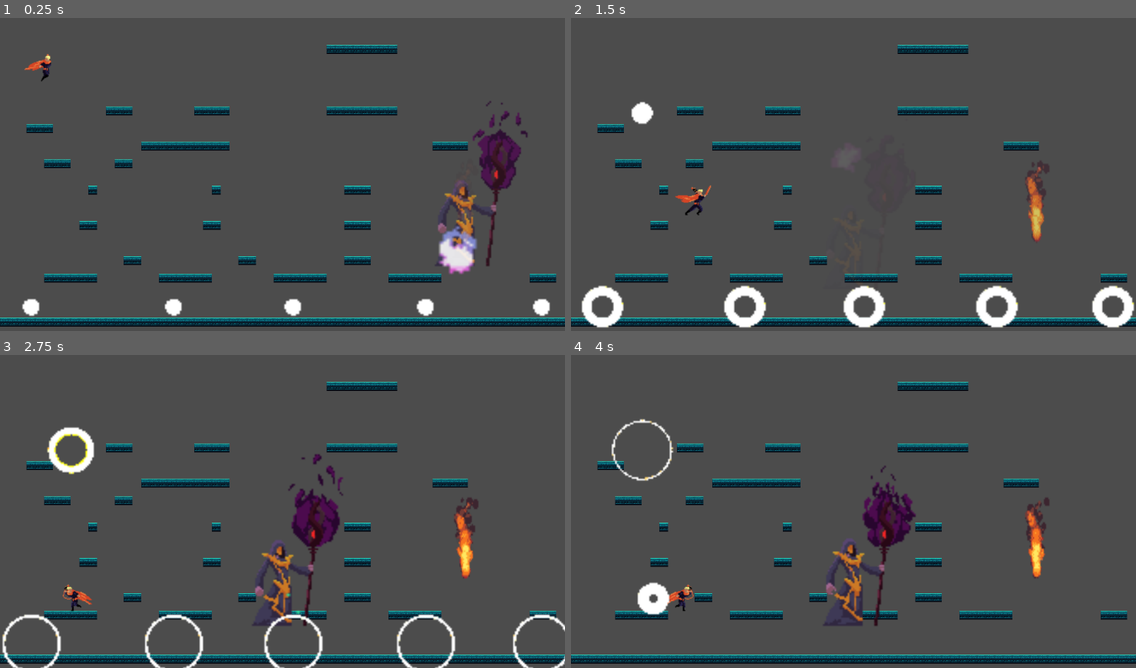
Above: before the commit, frames 1-4 (two rows, left to right).
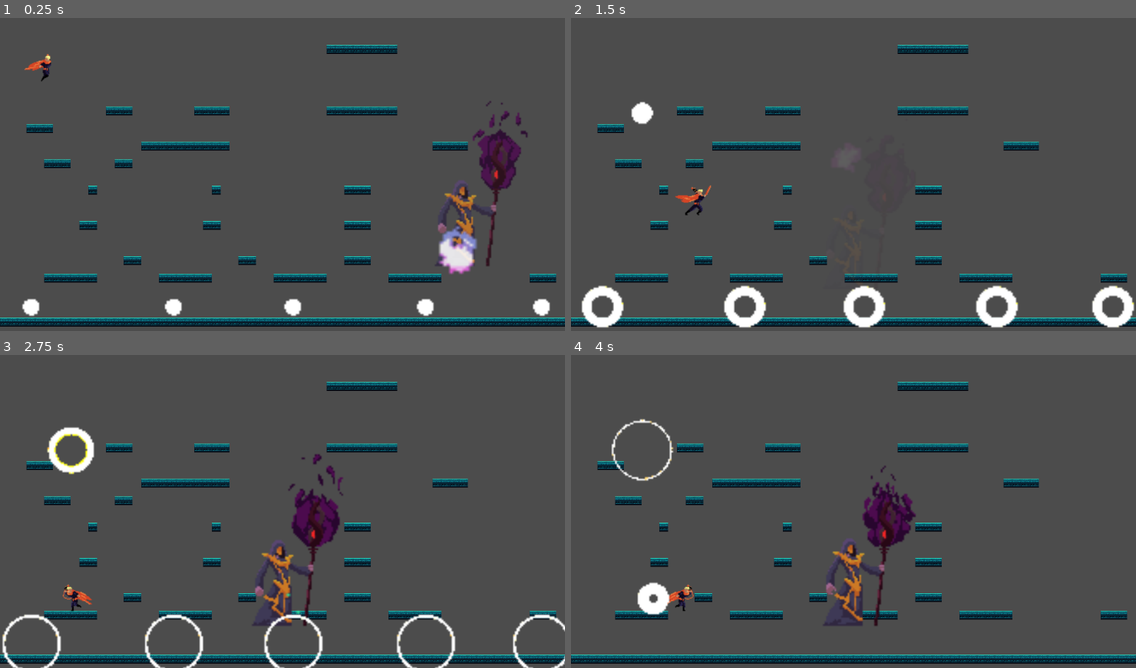
Above: after the commit, the same moments.

Repository: erranye/my-first-game-jam-2021
Game: Godot game, scene res://scenes/platformScene.tscn
The game is run twice, just before and just after one commit, with the same random seed, the same clock (stepped at 60 frames per second) and the same inputs. The project has no main scene, so this scene is started directly.
Inputs:
- Up to frame 1 (0.25 s): no input
- Up to frame 2 (1.5 s): tap Enter (ui_accept) at 0.5 s; hold Right (move_right) from 0.53 s (still down); tap X (basic_attack) at 0.6 s; tap Up (jump) at 0.77 s; tap Z (heavy_attack) at 1.35 s
- Up to frame 3 (2.75 s): tap Up (jump) at 1.52 s; release Right (move_right) at 2.03 s; hold Left (move_left) from 2.03 s (still down); tap X (basic_attack) at 2.1 s
- Up to frame 4 (4 s): release Left (move_left) at 2.78 s; hold Right (move_right) from 2.78 s (still down); tap Z (heavy_attack) at 2.85 s; tap Up (jump) at 3.02, 3.77 s; tap X (basic_attack) at 3.6 s

The runs differ from the first frame. In frame 1, less than 0.1% of the frame differs, in the area x 81-84%, y 56-66%; in frame 2, 0.5%; in frame 3, 0.6%, in the area x 80-85%, y 45-72%; in frame 4, 0.6%.

Commit message:
Added basic damage numbers based on tutorial.

Diff:
--- a/assets/boss.tscn
+++ b/assets/boss.tscn
@@ -10,6 +10,7 @@
 [ext_resource path="res://assets/sprites/evilWizard2/Take hit.png" type="Texture" id=8]
 [ext_resource path="res://script/boss.gd" type="Script" id=9]
 [ext_resource path="res://assets/specialEffects.tscn" type="PackedScene" id=10]
+[ext_resource path="res://assets/damageNumberManager.tscn" type="PackedScene" id=11]
 
 [sub_resource type="AtlasTexture" id=1]
 flags = 4
@@ -313,7 +314,7 @@
 [node name="AnimatedSprite" type="AnimatedSprite" parent="."]
 frames = SubResource( 48 )
 animation = "attack2"
-frame = 1
+frame = 4
 playing = true
 
 [node name="hitBox" type="Area2D" parent="."]
@@ -375,6 +376,8 @@
 
 [node name="revvingTimer" type="Timer" parent="."]
 one_shot = true
+
+[node name="damageNumberManager" parent="." instance=ExtResource( 11 )]
 
 [connection signal="animation_finished" from="AnimatedSprite" to="." method="_on_AnimatedSprite_animation_finished"]
 [connection signal="area_entered" from="hitBox" to="." method="_on_HitBox_area_entered"]
--- /dev/null
+++ b/assets/damageNumber.tscn
@@ -0,0 +1,15 @@
+[gd_scene load_steps=2 format=2]
+
+[ext_resource path="res://script/damageNumber.gd" type="Script" id=1]
+
+[node name="Label" type="Label"]
+margin_right = 40.0
+margin_bottom = 14.0
+script = ExtResource( 1 )
+__meta__ = {
+"_edit_use_anchors_": false
+}
+
+[node name="Tween" type="Tween" parent="."]
+
+[connection signal="tween_all_completed" from="Tween" to="." method="_on_Tween_tween_all_completed"]
--- /dev/null
+++ b/assets/damageNumberManager.tscn
@@ -0,0 +1,6 @@
+[gd_scene load_steps=2 format=2]
+
+[ext_resource path="res://script/damageNumberManager.gd" type="Script" id=1]
+
+[node name="damageNumberManager" type="Node2D"]
+script = ExtResource( 1 )
--- a/assets/player.tscn
+++ b/assets/player.tscn
@@ -8,6 +8,7 @@
 [ext_resource path="res://assets/sprites/striker/spr_StrikerSlash_stripWithEffect.png" type="Texture" id=6]
 [ext_resource path="res://assets/sprites/striker/spr_StrikerGetHit_strip.png" type="Texture" id=7]
 [ext_resource path="res://assets/sprites/striker/spr_StrikerDeath_strip.png" type="Texture" id=8]
+[ext_resource path="res://assets/damageNumberManager.tscn" type="PackedScene" id=9]
 
 [sub_resource type="RectangleShape2D" id=1]
 extents = Vector2( 8.36136, 16.6287 )
@@ -603,4 +604,6 @@
 
 [node name="attackTimer" type="Timer" parent="."]
 
+[node name="damageNumberManager" parent="." instance=ExtResource( 9 )]
+
 [connection signal="animation_finished" from="AnimatedSprite" to="." method="_on_AnimatedSprite_animation_finished"]
--- a/scenes/platformScene.tscn
+++ b/scenes/platformScene.tscn
@@ -123,4 +123,8 @@
 [node name="flamelash_position_3" type="Position2D" parent="platform_flamelash_positions"]
 position = Vector2( 533.954, 449.521 )
 
+[node name="Timer" type="Timer" parent="."]
+
+[node name="Timer2" type="Timer" parent="."]
+
 [connection signal="timeout" from="bossRepositionTimer" to="." method="_on_bossRepositionTimer_timeout"]
--- a/script/boss.gd
+++ b/script/boss.gd
@@ -143,10 +143,13 @@
 
 func on_hit(body, attack_type):
 	getting_hit = true
+	var dmg
 	if attack_type == '1':
-		current_hp -= body.light_damage
+		dmg = body.light_damage
 	elif attack_type == '2':
-		current_hp -= body.heavy_damage
+		dmg = body.heavy_damage
+	current_hp -= dmg
+	$damageNumberManager.show_value(dmg)
 	print(current_hp)
 
 func _on_AnimatedSprite_animation_finished():
--- a/script/boss_fight.gd
+++ b/script/boss_fight.gd
@@ -69,7 +69,7 @@
 		boss._boss_sprite.flip_h = false
 		boss.orient_boss(false)
 	spawn_ground_flame_lashes(index_to_teleport_to)
-	spawn_bleeding_fire()
+#	spawn_bleeding_fire()
 
 func spawn_bleeding_fire():
 	var new_bleeding_fire = bleedingfire.instance()
--- /dev/null
+++ b/script/damageNumber.gd
@@ -0,0 +1,21 @@
+extends Label
+
+# Called when the node enters the scene tree for the first time.
+func _ready():
+	pass # Replace with function body.
+
+func show_value(value, travel, duration, spread):
+	# From https://kidscancode.org/godot_recipes/ui/floating_text/
+	text = value
+	var movement = travel.rotated(rand_range(-spread/2,spread/2))
+	rect_pivot_offset = rect_size/2
+	$Tween.interpolate_property(self, "rect_position",
+			rect_position, rect_position + movement, duration, Tween.TRANS_LINEAR, Tween.EASE_IN_OUT)
+	$Tween.interpolate_property(self, "modulate:a",
+			1.0, 0.0, duration, Tween.TRANS_LINEAR, Tween.EASE_IN_OUT)
+	$Tween.interpolate_property(self, "rect_scale", rect_scale*3, rect_scale,
+			duration, Tween.TRANS_BACK, Tween.EASE_IN)
+	$Tween.start()
+
+func _on_Tween_tween_all_completed():
+	queue_free()
--- /dev/null
+++ b/script/damageNumberManager.gd
@@ -0,0 +1,12 @@
+extends Node2D
+
+var damage_number = preload("res://assets/damageNumber.tscn")
+
+export var travel = Vector2(0, -80)
+export var duration = 0.5
+export var spread = PI/2
+
+func show_value(value, crit=false):
+	var floating_damage_number = damage_number.instance()
+	add_child(floating_damage_number)
+	floating_damage_number.show_value(str(value), travel, duration, spread)
--- a/script/damageNumbers.gd
+++ /dev/null
@@ -1,16 +0,0 @@
-extends Label
-
-
-# Declare member variables here. Examples:
-# var a = 2
-# var b = "text"
-
-
-# Called when the node enters the scene tree for the first time.
-func _ready():
-	pass # Replace with function body.
-
-
-# Called every frame. 'delta' is the elapsed time since the previous frame.
-#func _process(delta):
-#	pass
--- a/script/player.gd
+++ b/script/player.gd
@@ -118,6 +118,7 @@
 	return out
 
 func take_damage(dmg):
+	$damageNumberManager.show_value(dmg)
 	_player_hp -= dmg
 	_player_getting_hit = true
 	# Cancel any jumping animation
Not shown: 1 places in assets/boss.tscn that only renumber resources
Not shown: 1 places in assets/player.tscn that only renumber resources
